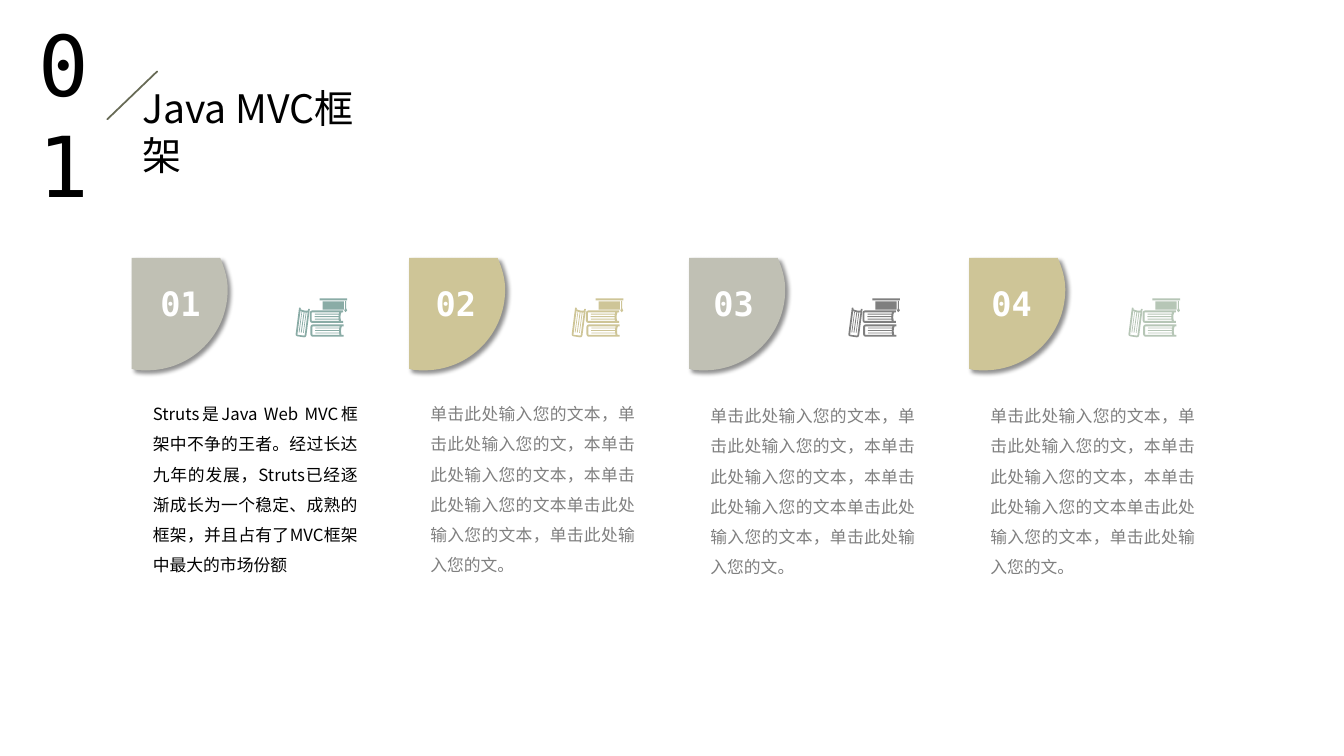
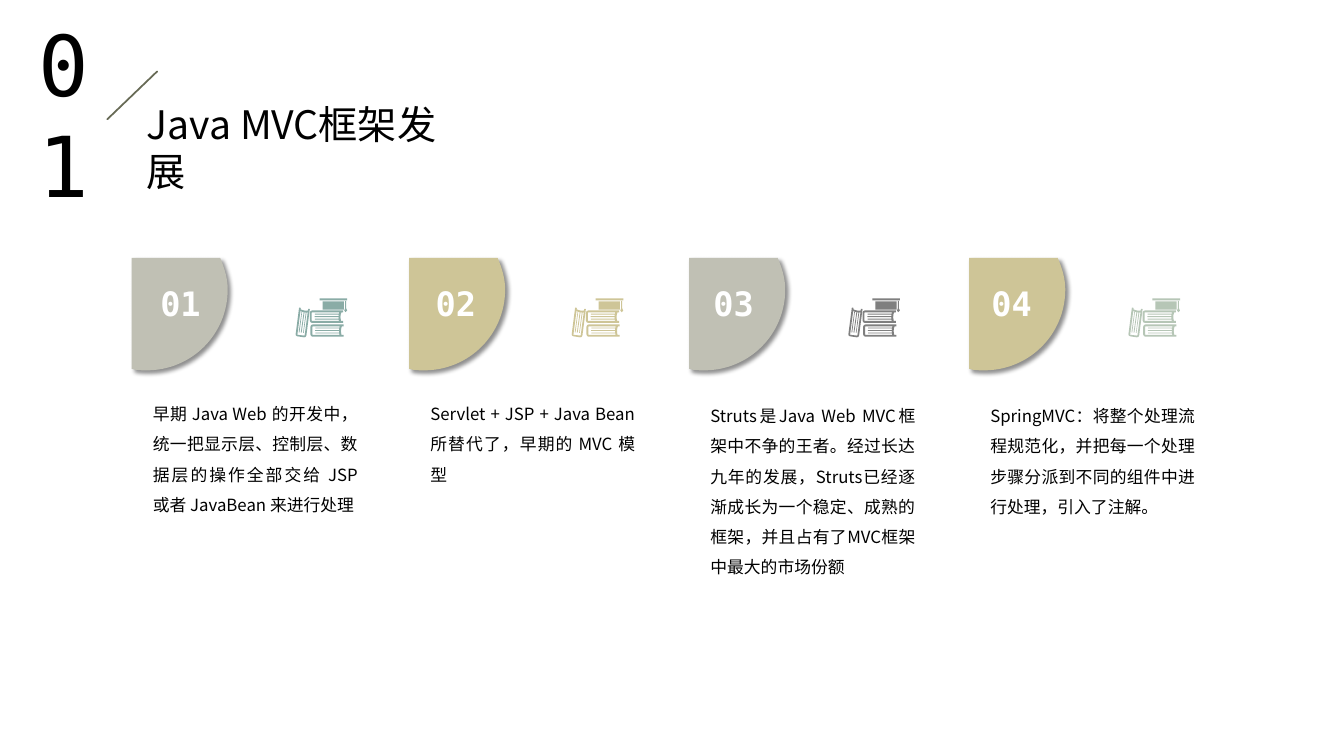
Before and after one commit to ruanwen123456/vuejs-, a slide deck: slide 5 of 极简点线商业计划书PPT模板2.pptx. Drawn at 1344x756 pixels with LibreOffice and Linux fonts; fonts in the diff are those of the drawing; background and template pictures are left out. Boxes give left, top, right and bottom in pixels: in the first picture for what was removed or moved away, otherwise in the second. Text is boxed around its words. In the diff, an @@ line names an element or a change of style, - is before the commit and + after.

Commit message:
mvc1

```diff
--- a/极简点线商业计划书PPT模板2.pptx
+++ b/极简点线商业计划书PPT模板2.pptx
@@ text at (147, 110, 232, 140): text changed @@
-Java MVC框架
+Java MVC框架发展
@@ text at (153, 406, 358, 513): text changed @@
-Struts是Java Web MVC框架中不争的王者。经过长达九年的发展，Struts已经逐渐成长为一个稳定、成熟的框架，并且占有了MVC框架中最大的市场份额
+早期 Java Web 的开发中，统一把显示层、控制层、数据层的操作全部交给 JSP 或者 JavaBean 来进行处理
@@ text at (430, 406, 635, 452): text changed; font DejaVu Sans Mono to Noto Sans CJK SC; text colour #808080 to #000000 @@
-单击此处输入您的文本，单击此处输入您的文，本单击此处输入您的文本，本单击此处输入您的文本单击此处输入您的文本，单击此处输入您的文。
+Servlet + JSP + Java Bean 所替代了，早期的 MVC 模型
@@ text at (710, 408, 915, 545): text changed; font DejaVu Sans Mono to Noto Sans CJK SC; text colour #808080 to #000000 @@
-单击此处输入您的文本，单击此处输入您的文，本单击此处输入您的文本，本单击此处输入您的文本单击此处输入您的文本，单击此处输入您的文。
+Struts是Java Web MVC框架中不争的王者。经过长达九年的发展，Struts已经逐渐成长为一个稳定、成熟的框架，并且占有了MVC框架中最大的市场份额
@@ text at (990, 408, 1195, 515): text changed; font DejaVu Sans Mono to Noto Sans CJK SC; text colour #808080 to #000000 @@
-单击此处输入您的文本，单击此处输入您的文，本单击此处输入您的文本，本单击此处输入您的文本单击此处输入您的文本，单击此处输入您的文。
+SpringMVC：将整个处理流程规范化，并把每一个处理步骤分派到不同的组件中进行处理，引入了注解。
```
Also in this commit, not shown: 3 slides added, 3 slides removed.
